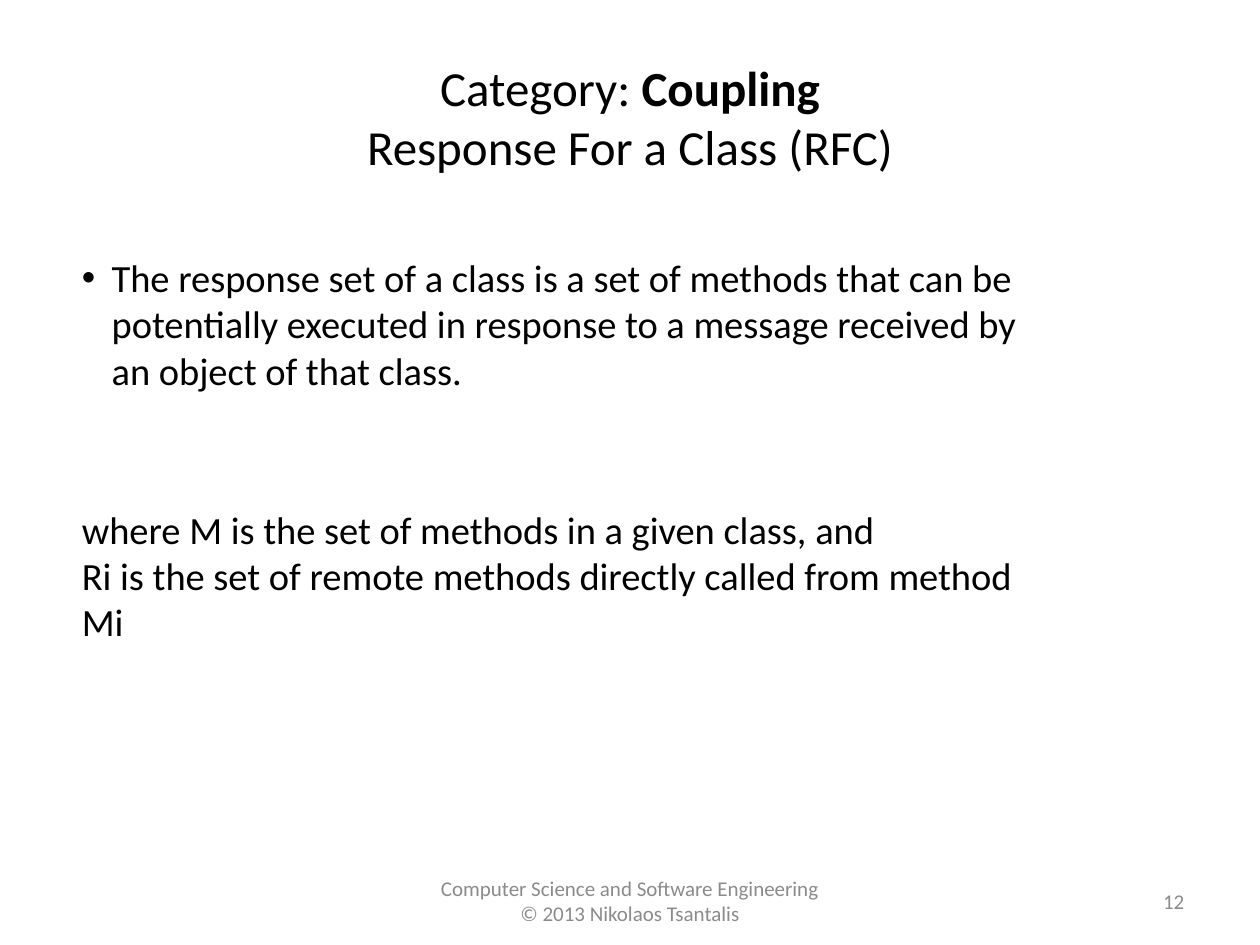
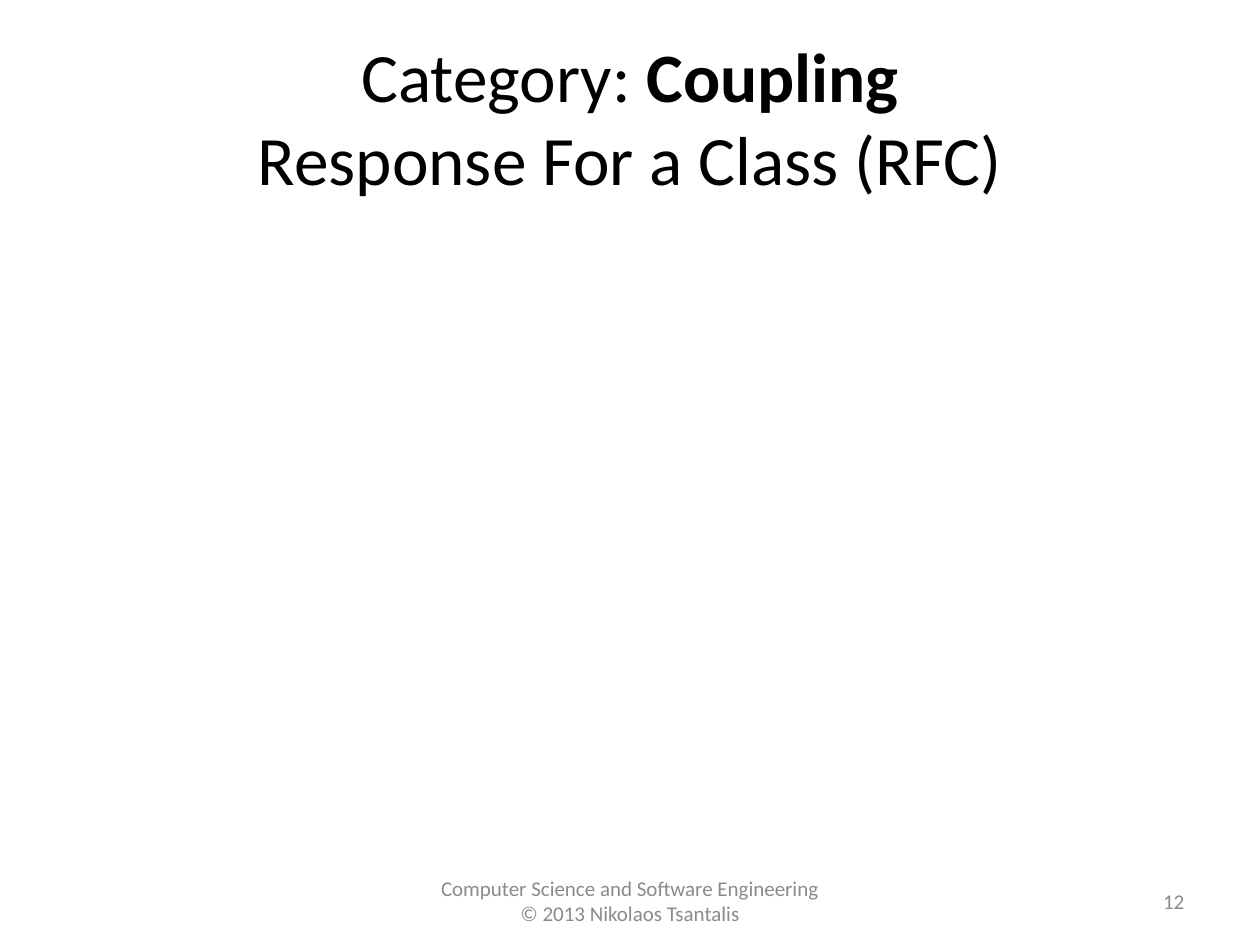
Before and after one commit to tajmilur-rahman/SOEN6611, a slide deck: slide 12 of lectures/lec3/Object-Oriented_Metrics_CK.pptx. Drawn at 1260x945 pixels with LibreOffice and Linux fonts; fonts in the diff are those of the drawing; grey boxes stand for pictures. Boxes give left, top, right and bottom in pixels: in the first picture for what was removed or moved away, otherwise in the second. Text is boxed around its words. In the diff, an @@ line names an element or a change of style, - is before the commit and + after.

```diff
--- a/lectures/lec3/Object-Oriented_Metrics_CK.pptx
+++ b/lectures/lec3/Object-Oriented_Metrics_CK.pptx
@@ title at (x1=258, y1=53, x2=1002, y2=197): text changed; size 28 to 39.6 pt @@
-Category: Coupling
-Response For a Class (RFC)
+Category: Coupling
+Response For a Class (RFC)
@@ text removed at (x1=82, y1=265, x2=1015, y2=636) @@
-• The response set of a class is a set of methods that can be potentially executed in response to a message received by an object of that class.
-where M is the set of methods in a given class, and
-Ri is the set of remote methods directly called from method Mi
```
Also in this commit, not shown: 20 other slides changed, 12 other files.
